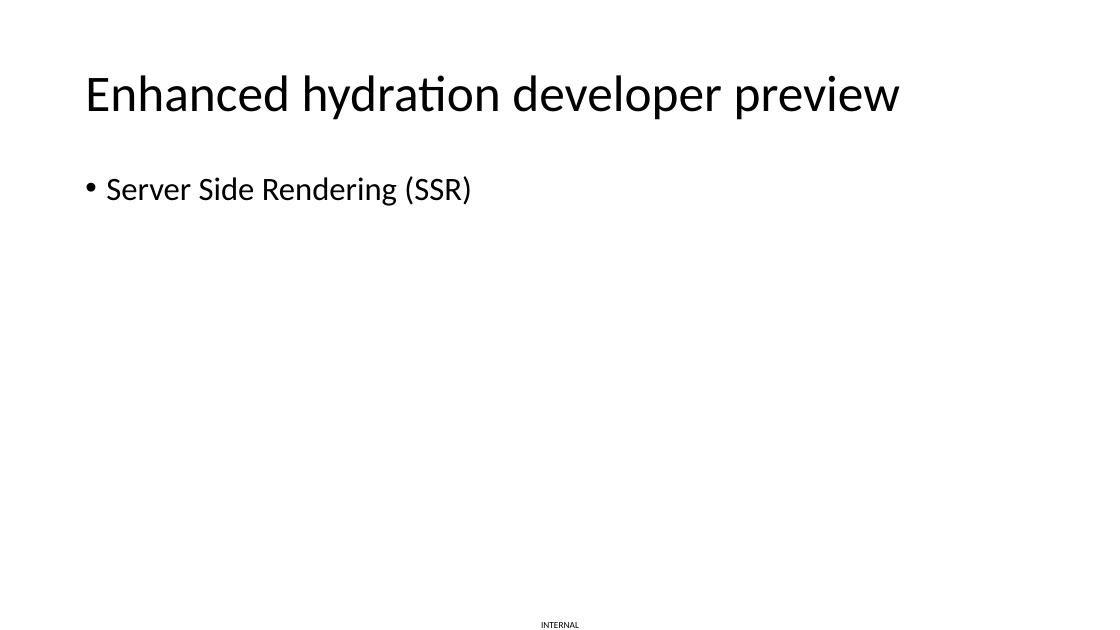
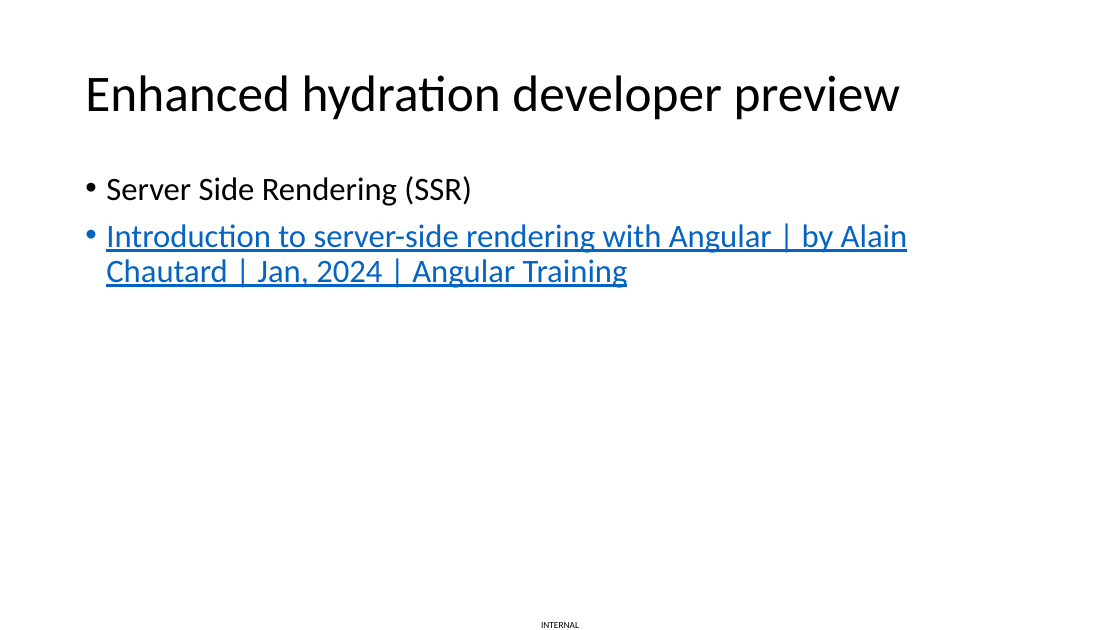
Before and after one commit to vuthaphai/ng-v16-new-features, a slide deck: slide 7 of Angular v16.pptx. Drawn at 1120x630 pixels with LibreOffice and Linux fonts; fonts in the diff are those of the drawing. Boxes give left, top, right and bottom in pixels: in the first picture for what was removed or moved away, otherwise in the second. Text is boxed around its words. In the diff, an @@ line names an element or a change of style, - is before the commit and + after.

```diff
--- a/Angular v16.pptx
+++ b/Angular v16.pptx
@@ text at [106,224,908,288]: paragraph added @@
+• Introduction to server-side rendering with Angular | by Alain Chautard | Jan, 2024 | Angular Training
```
Also in this commit, not shown: 1 other file.
